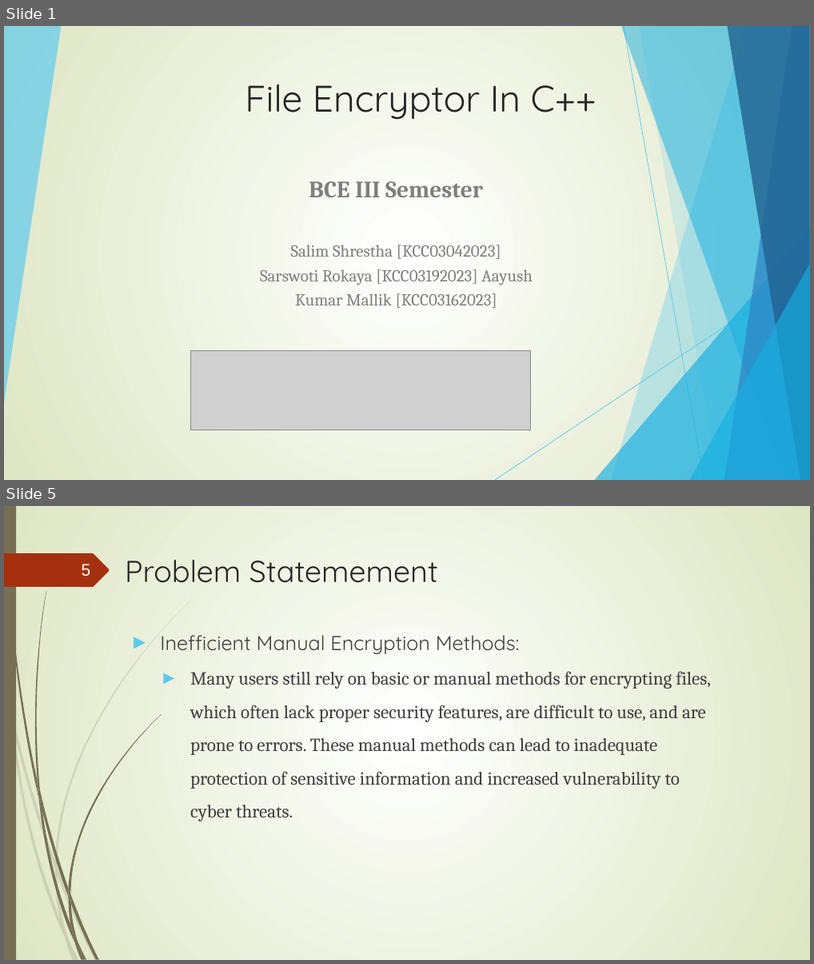
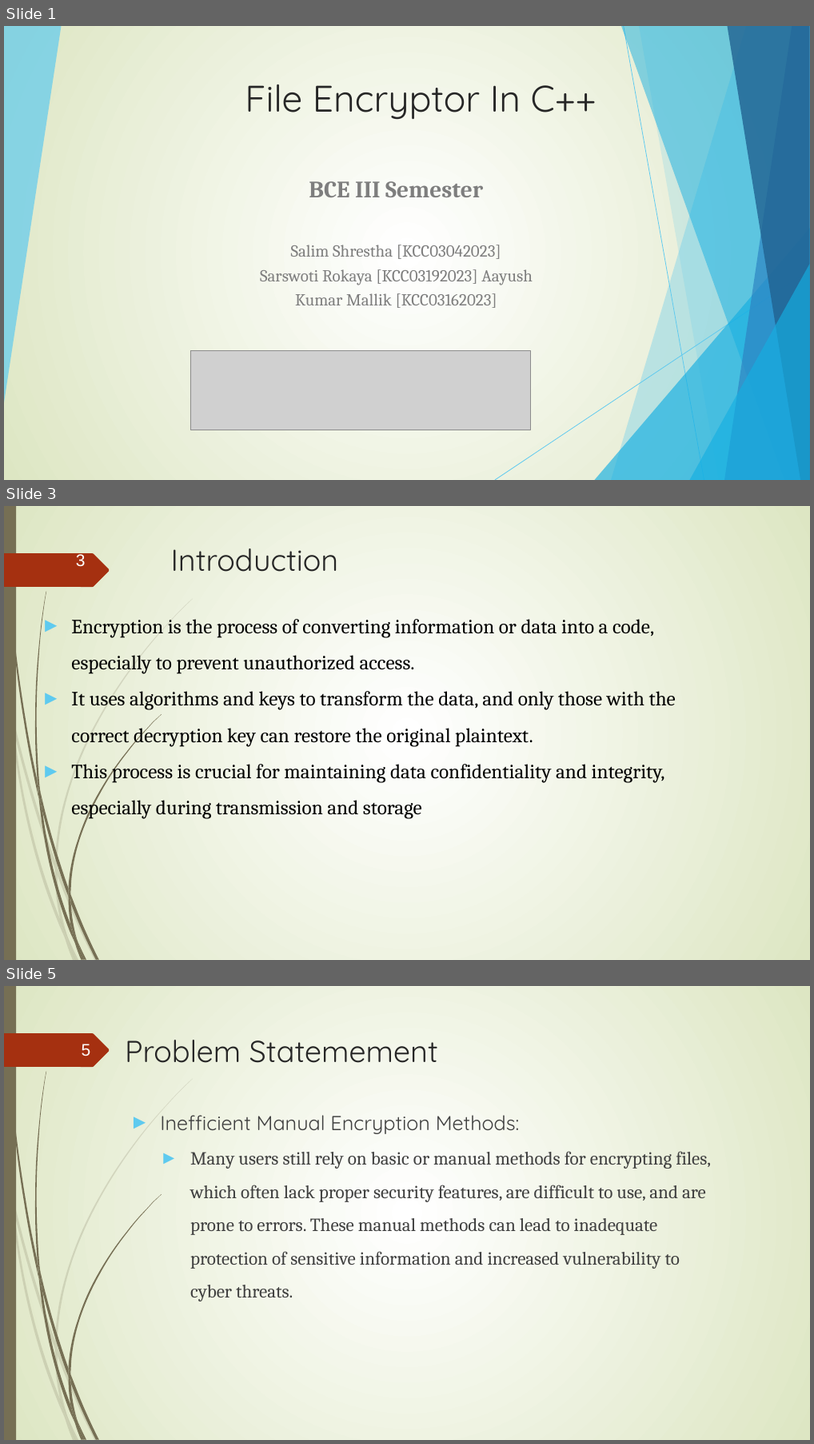
Before and after one commit to salimshre/Encryptor, a slide deck: Documentation/final -File Encryptor In C++.pptx. Shown one above the other, each under a label of ours: slides 1 and 5 before the commit, slides 1, 3 and 5 after it; the slides between them are not shown. The pictures are 814x964 and 814x1444 pixels, drawn with LibreOffice and Linux fonts; fonts in the diff are those of the drawing; grey boxes stand for pictures. Boxes give left, top, right and bottom in pixels: in the first picture for what was removed or moved away, otherwise in the second. Text is boxed around its words. In the diff, an @@ line names an element or a change of style, - is before the commit and + after.

```diff
--- a/Documentation/final -File Encryptor In C++.pptx
+++ b/Documentation/final -File Encryptor In C++.pptx
@@ slide 3 added at [4,506,810,960], background gradient #FFFFFF to #DDE6C3; not listed: 24 template elements that a slide beside it also shows @@
@@ page number added at [76,552,86,567], 20 pt, text #FEFFFF @@
+3
@@ title added at [171,548,339,572], 36 pt, text #262626 @@
+Introduction
@@ text added at [71,619,676,819], 24 pt, text #000000 @@
+► Encryption is the process of converting information or data into a code, especially to prevent unauthorized access.
+► It uses algorithms and keys to transform the data, and only those with the correct decryption key can restore the original plaintext.
+► This process is crucial for maintaining data confidentiality and integrity, especially during transmission and storage
```
Also in this commit, not shown: 2 other slides added, 3 slides removed, 4 other files.
